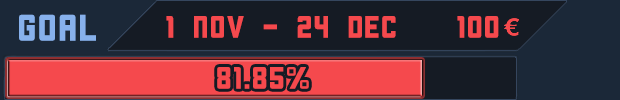
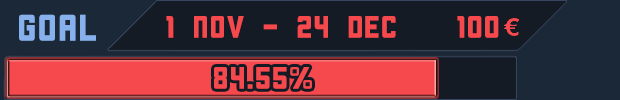
Layers edited between the first and the second w=620, h=100 image:
renamed "81.85%" to "84.55%", painted on it over 214, 67, 312, 89
renamed "Layer 8 copy 4" to "Layer 8 copy", painted on it over 211, 60, 436, 96
